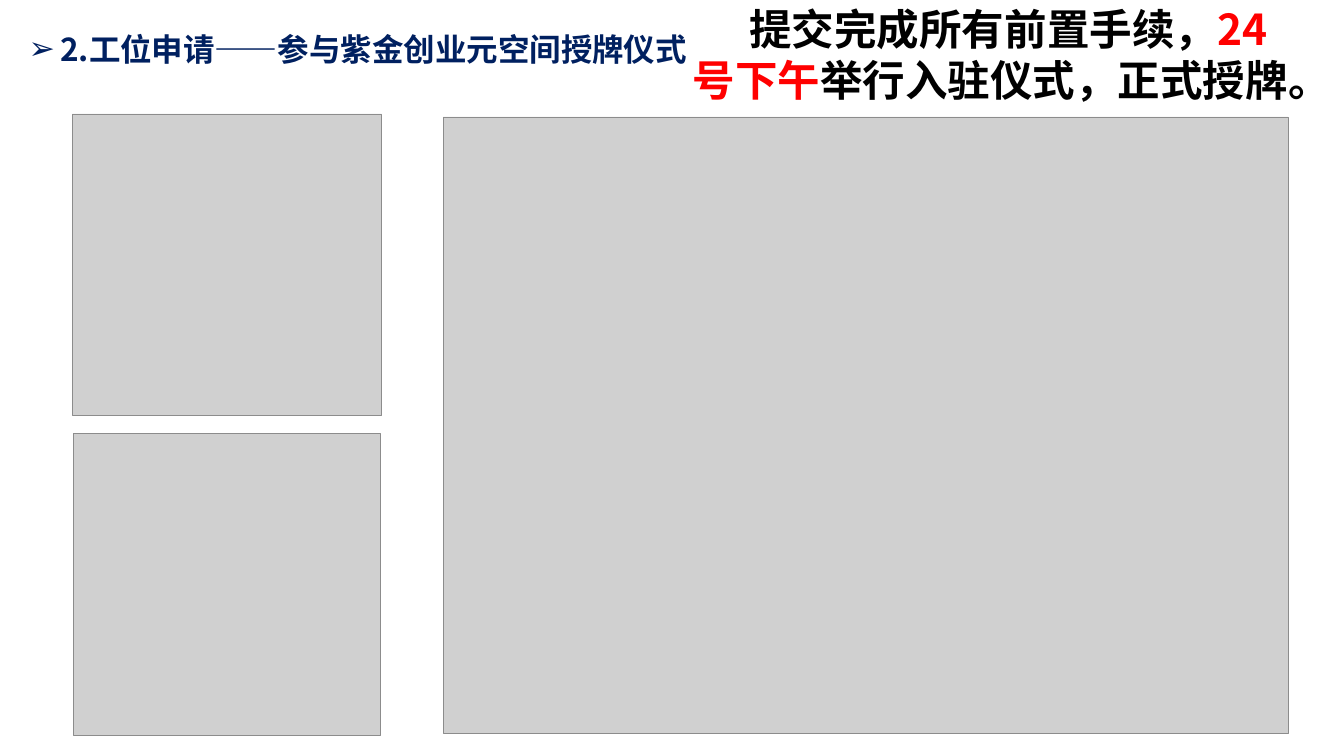
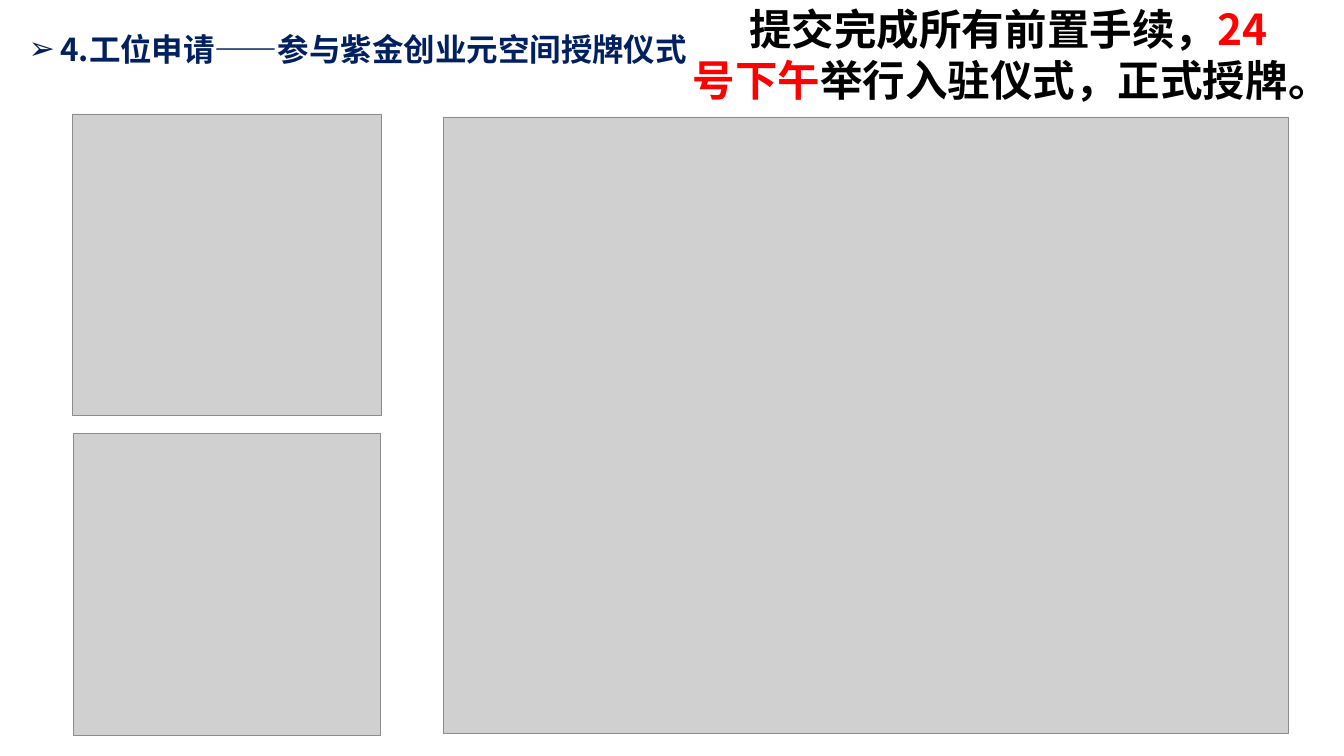
Before and after one commit to Humble-Engineer/Reports, a slide deck: slide 7 of 2024年/周报20240524.pptx (slide 5 before the commit). Drawn at 1344x756 pixels with LibreOffice and Linux fonts; fonts in the diff are those of the drawing; grey boxes stand for pictures. Boxes give left, top, right and bottom in pixels: in the first picture for what was removed or moved away, otherwise in the second. Text is boxed around its words. In the diff, an @@ line names an element or a change of style, - is before the commit and + after.

```diff
--- a/2024年/周报20240524.pptx
+++ b/2024年/周报20240524.pptx
@@ text at (60,34,687,64): text changed @@
-➢ 2.工位申请——参与紫金创业元空间授牌仪式
+➢ 4.工位申请——参与紫金创业元空间授牌仪式
```
Also in this commit, not shown: 6 other slides changed, 2 slides added.
